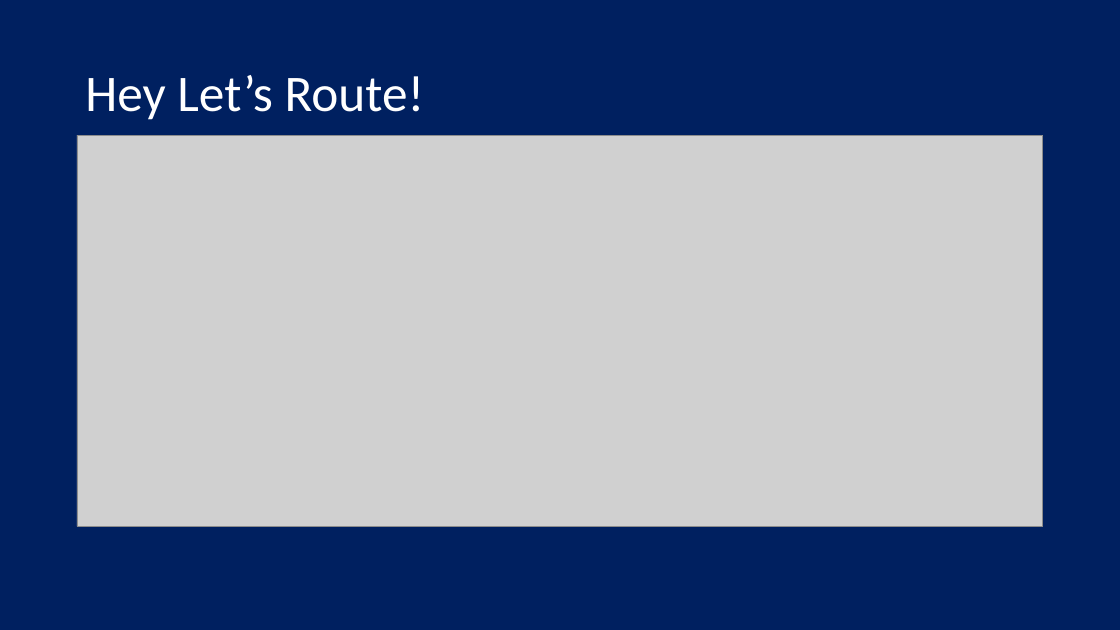
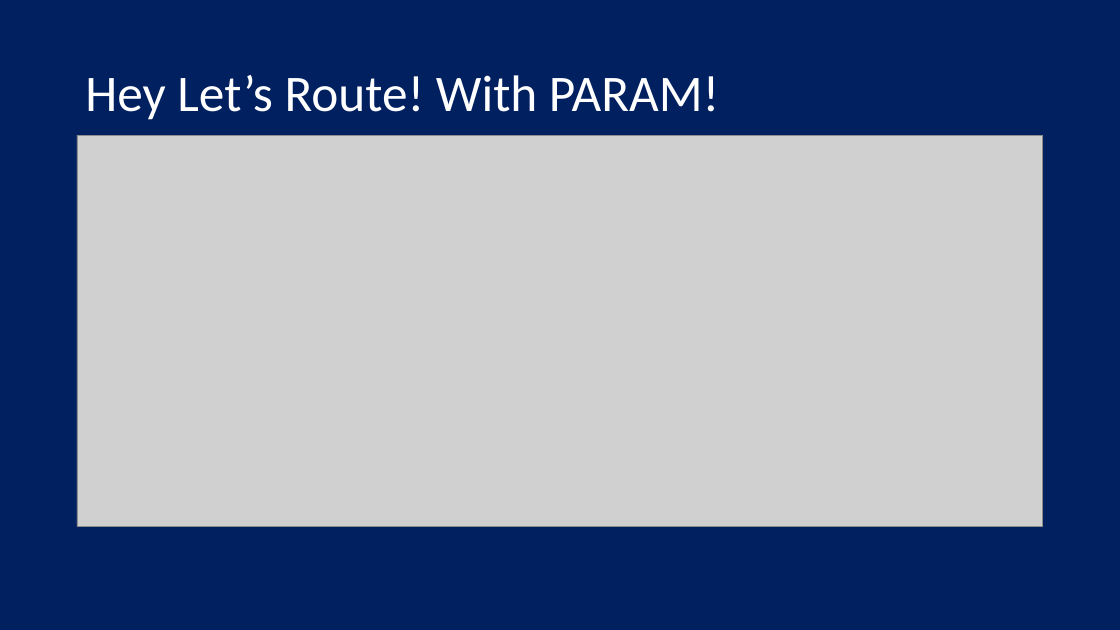
Before and after one commit to ChendrayanV/Local-MeetUp-PowerShell, a slide deck: slide 9 of Using PowerShell and Python in Node.js(Local MeetUp)/Using PowerShell and Python in Node.js(Local MeetUp).pptx. Drawn at 1120x630 pixels with LibreOffice and Linux fonts; fonts in the diff are those of the drawing; grey boxes stand for pictures. Boxes give left, top, right and bottom in pixels: in the first picture for what was removed or moved away, otherwise in the second. Text is boxed around its words. In the diff, an @@ line names an element or a change of style, - is before the commit and + after.

```diff
--- a/Using PowerShell and Python in Node.js(Local MeetUp)/Using PowerShell and Python in Node.js(Local MeetUp).pptx
+++ b/Using PowerShell and Python in Node.js(Local MeetUp)/Using PowerShell and Python in Node.js(Local MeetUp).pptx
@@ title at (85,75,719,120): text changed @@
-Hey Let’s Route!
+Hey Let’s Route! With PARAM!
```
